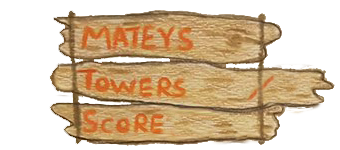
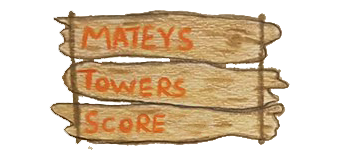
Before/after of a 340x150 layered artwork. What changed in the layer stack:
painted on "Layer 1" over [49, 63, 335, 150]
